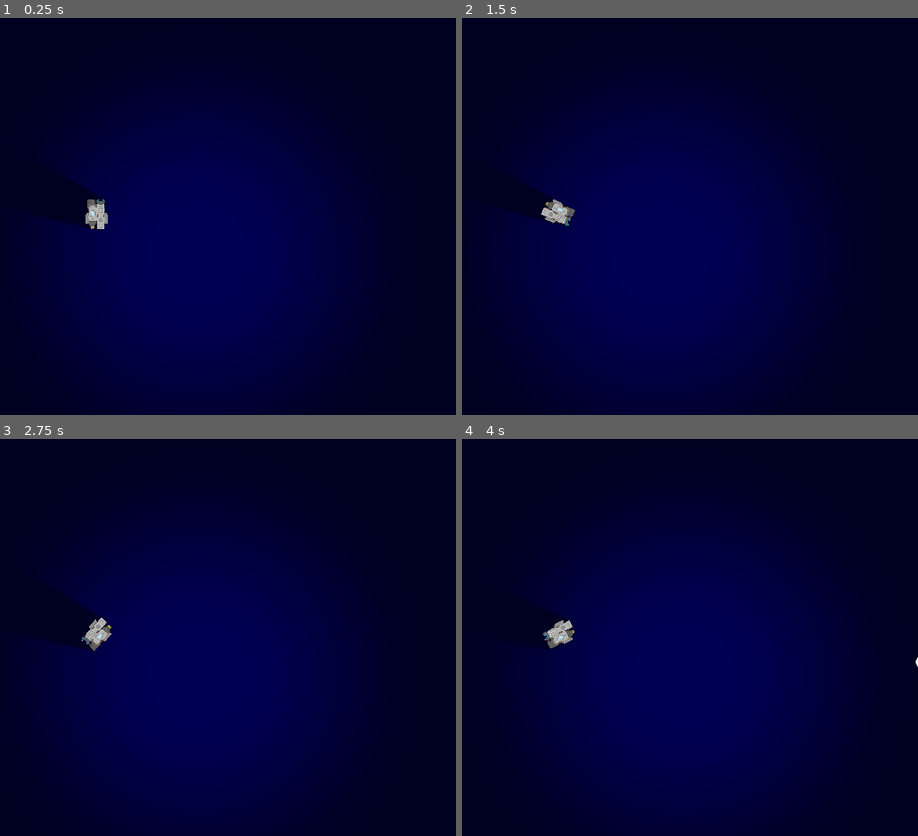
Above: before the commit, frames 1-4 (two rows, left to right).
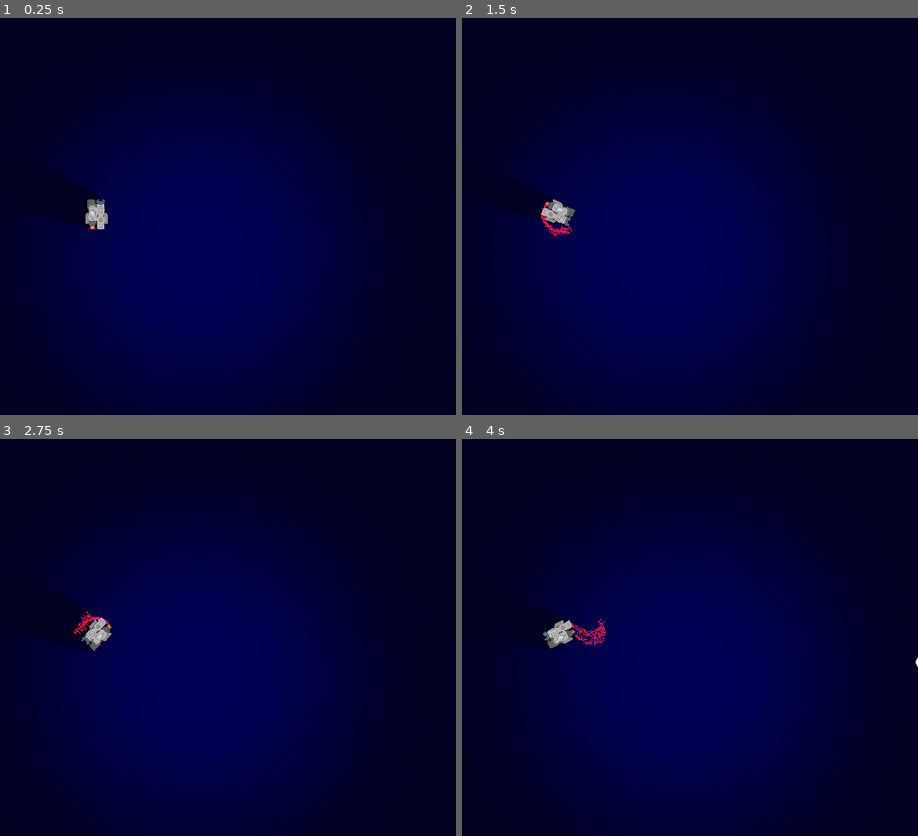
Above: after the commit, the same moments.

Repository: yimmit303/Global-Game-Jam-2020
Game: Godot game, scene res://Scenes/Root.tscn
Same seed, same stepped clock (60 frames per second), same inputs: the game is played once before the commit and once after it.
Inputs:
- Up to frame 1 (0.25 s): no input
- Up to frame 2 (1.5 s): hold D (move_right) 0.53-1.28 s; tap Space (gravity_beam) at 0.6, 1.35 s; hold S (move_backwards) from 1.28 s (still down)
- Up to frame 3 (2.75 s): release S (move_backwards) at 2.03 s; hold D (move_right) from 2.03 s (still down); tap Space (gravity_beam) at 2.1 s
- Up to frame 4 (4 s): release D (move_right) at 2.78 s; hold W (move_forward) 2.78-3.53 s; tap Space (gravity_beam) at 2.85, 3.6 s; hold A (move_left) from 3.53 s (still down)

The runs differ from the first frame. In frame 1, less than 0.1% of the frame differs, in the area x 19-23%, y 52-54%; in frame 2, less than 0.1%; in frame 3, less than 0.1%; in frame 4, 0.1%, in the area x 23-32%, y 45-52%.

Commit message:
Added ship particles

Diff:
--- a/Scenes/Player.tscn
+++ b/Scenes/Player.tscn
@@ -1,14 +1,49 @@
-[gd_scene load_steps=5 format=2]
+[gd_scene load_steps=7 format=2]
 
 [ext_resource path="res://Scripts/ship_node.gd" type="Script" id=1]
 [ext_resource path="res://Resources/Sprites/Ship.png" type="Texture" id=2]
 [ext_resource path="res://Scripts/Player.gd" type="Script" id=3]
+[ext_resource path="res://Resources/Sprites/ShipExhaust2.png" type="Texture" id=4]
+
+[sub_resource type="ParticlesMaterial" id=2]
+lifetime_randomness = 0.1
+emission_shape = 2
+emission_box_extents = Vector3( 5, 1, 1 )
+flag_disable_z = true
+direction = Vector3( 0, 1, 0 )
+spread = 57.33
+gravity = Vector3( 0, 0, 0 )
+initial_velocity = 5.0
+initial_velocity_random = 1.0
+angular_velocity = 52.91
+angular_velocity_random = 0.41
+orbit_velocity = 0.0
+orbit_velocity_random = 0.0
+linear_accel = 5.0
+radial_accel = 27.4
+color = Color( 0.905882, 0, 1, 1 )
+hue_variation = 0.24
+hue_variation_random = 0.41
 
 [sub_resource type="OccluderPolygon2D" id=1]
 polygon = PoolVector2Array( -18.237, -28.0141, -5.18174, -27.8752, -3.93177, -25.9308, -0.112411, -25.9308, 2.04031, -2 …(209 unchanged characters)…
 
 [node name="Player" type="Node2D"]
 script = ExtResource( 3 )
+
+[node name="Particles2D" type="Particles2D" parent="."]
+position = Vector2( -8.13149, 29.339 )
+amount = 128
+local_coords = false
+process_material = SubResource( 2 )
+texture = ExtResource( 4 )
+
+[node name="Particles2D2" type="Particles2D" parent="."]
+position = Vector2( 7.96603, 30.3227 )
+amount = 128
+local_coords = false
+process_material = SubResource( 2 )
+texture = ExtResource( 4 )
 
 [node name="ShipImage" type="Sprite" parent="."]
 texture = ExtResource( 2 )
Binary file added: Resources/Sprites/ShipExhaust.png
Not shown, added: Resources/Sprites/ShipExhaust.png.import
Binary file added: Resources/Sprites/ShipExhaust2.png
Not shown, added: Resources/Sprites/ShipExhaust2.png.import
